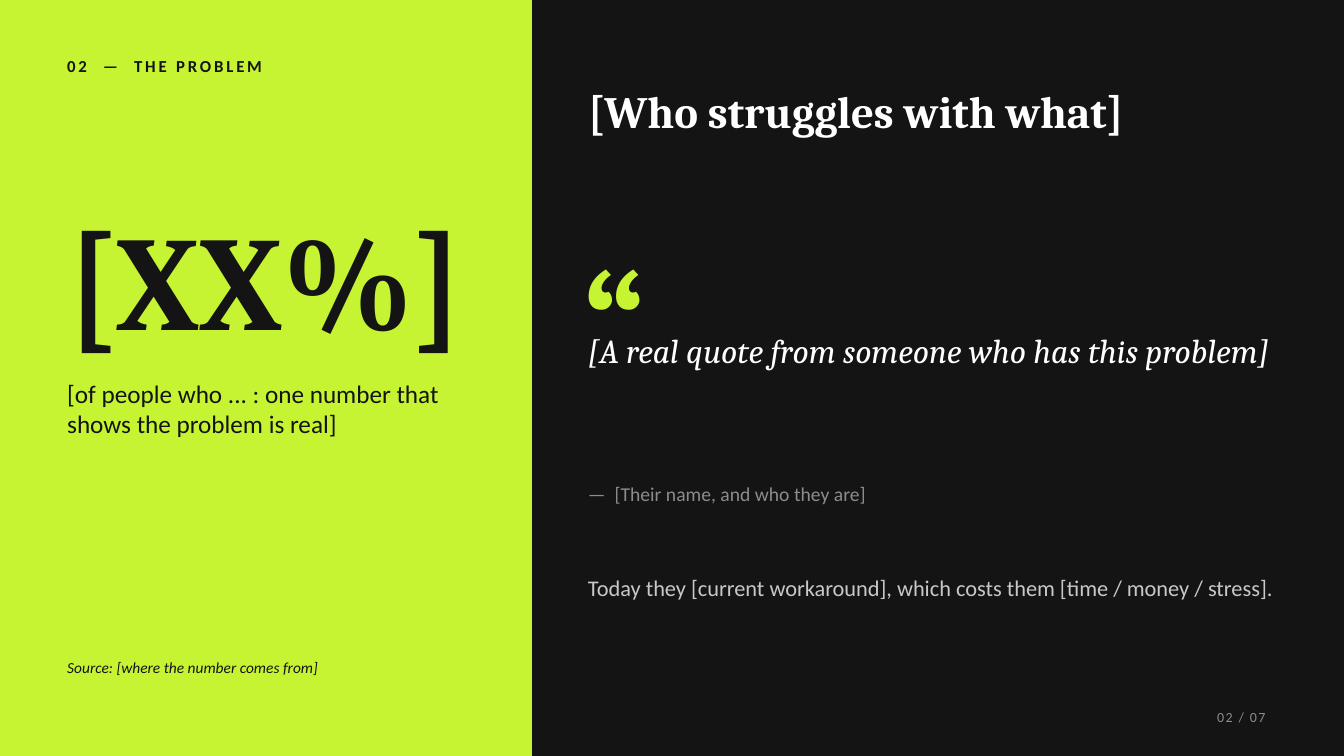
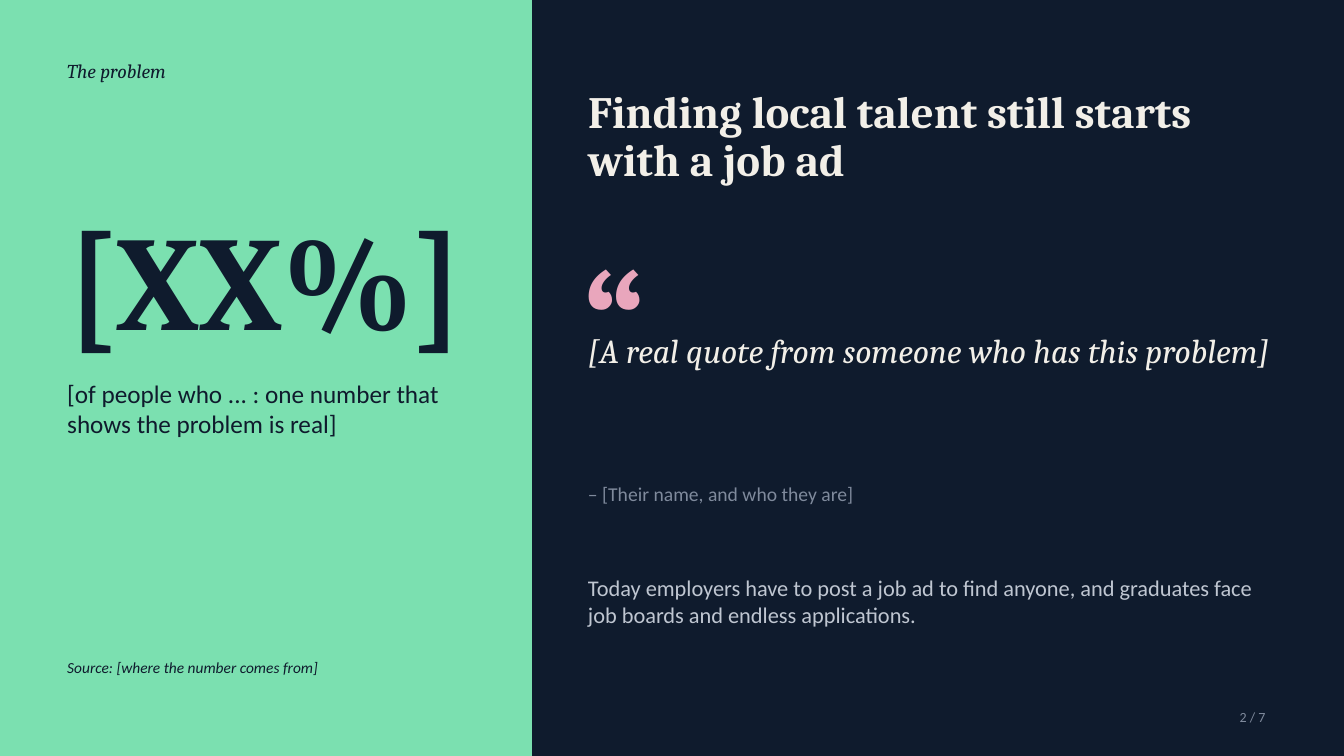
Before and after one commit to OP793/Table7, a slide deck: slide 2 of presentation/Table7-pitch-deck.pptx. Drawn at 1344x756 pixels with LibreOffice and Linux fonts; fonts in the diff are those of the drawing. Boxes give left, top, right and bottom in pixels: in the first picture for what was removed or moved away, otherwise in the second. Text is boxed around its words. In the diff, an @@ line names an element or a change of style, - is before the commit and + after.

```diff
--- a/presentation/Table7-pitch-deck.pptx
+++ b/presentation/Table7-pitch-deck.pptx
@@ background #141414 to #0F1B2D @@
@@ rectangle at <box>0,0,532,756</box>: fill #C6F432 to #7BE0B0 @@
@@ text at <box>67,64,165,83</box>: text changed; size 12 to 14 pt; font Calibri to Cambria; text colour #141414 to #0F1B2D; bold off; italic on @@
-02 — THE PROBLEM
+The problem
@@ title at <box>588,97,1191,186</box>: text changed; text colour #FFFFFF to #F2EFE8 @@
-[Who struggles with what]
+Finding local talent still starts with a job ad
@@ text "“" at <box>583,224,695,350</box>: text colour #C6F432 to #E9A6BC @@
@@ text "[A real quote from someone ..." at <box>588,339,1269,371</box>: text colour #FFFFFF to #F2EFE8 @@
@@ text at <box>602,487,853,504</box>: text changed; text colour #8C8C8C to #7F8A9C @@
-— [Their name, and who they are]
+– [Their name, and who they are]
@@ text at <box>588,580,1252,627</box>: text changed; text colour #C8C8C8 to #BFC6D1 @@
-Today they [current workaround], which costs them [time / money / stress].
+Today employers have to post a job ad to find anyone, and graduates face job boards and endless applications.
@@ text colour #141414 to #0F1B2D in 3 elements at <box>67,231,463,353</box>, <box>67,384,439,437</box>, <box>67,662,318,675</box> @@
@@ text at <box>1240,713,1265,722</box>: text changed; text colour #8C8C8C to #7F8A9C @@
-02 / 07
+2 / 7
```
Also in this commit, not shown: 3 other slides changed, 3 slides added, 3 slides removed.
